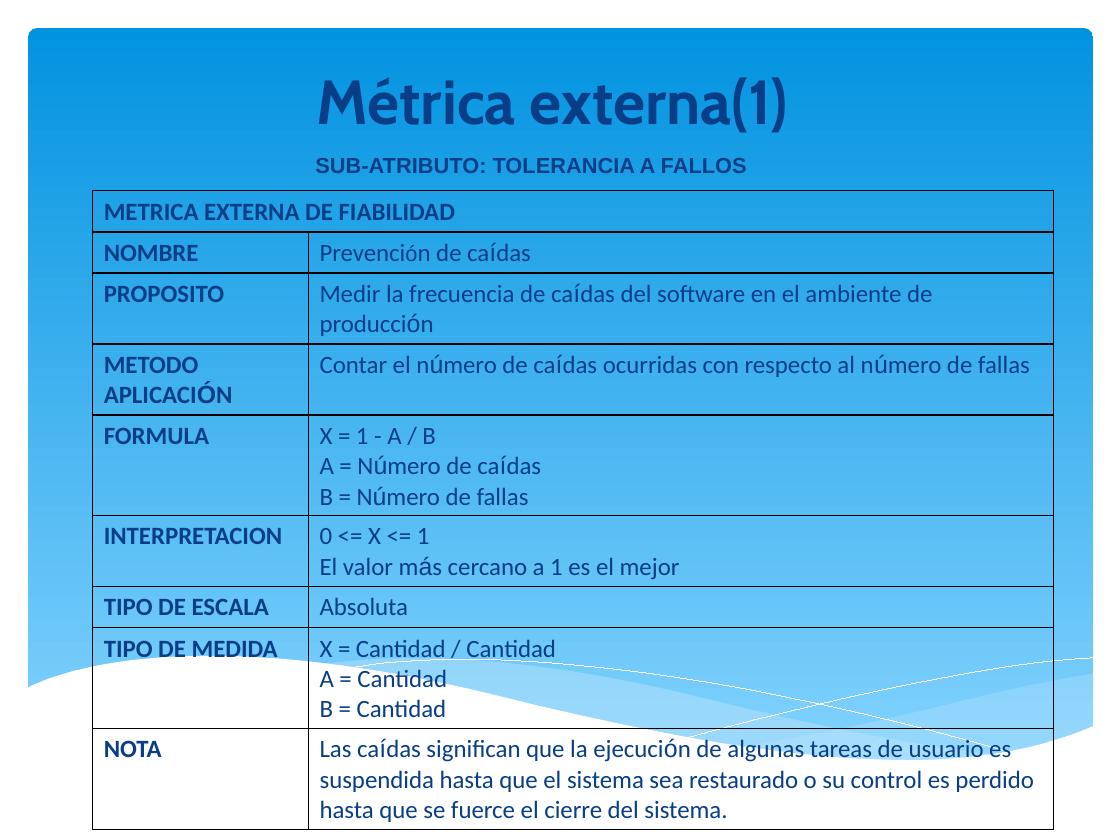
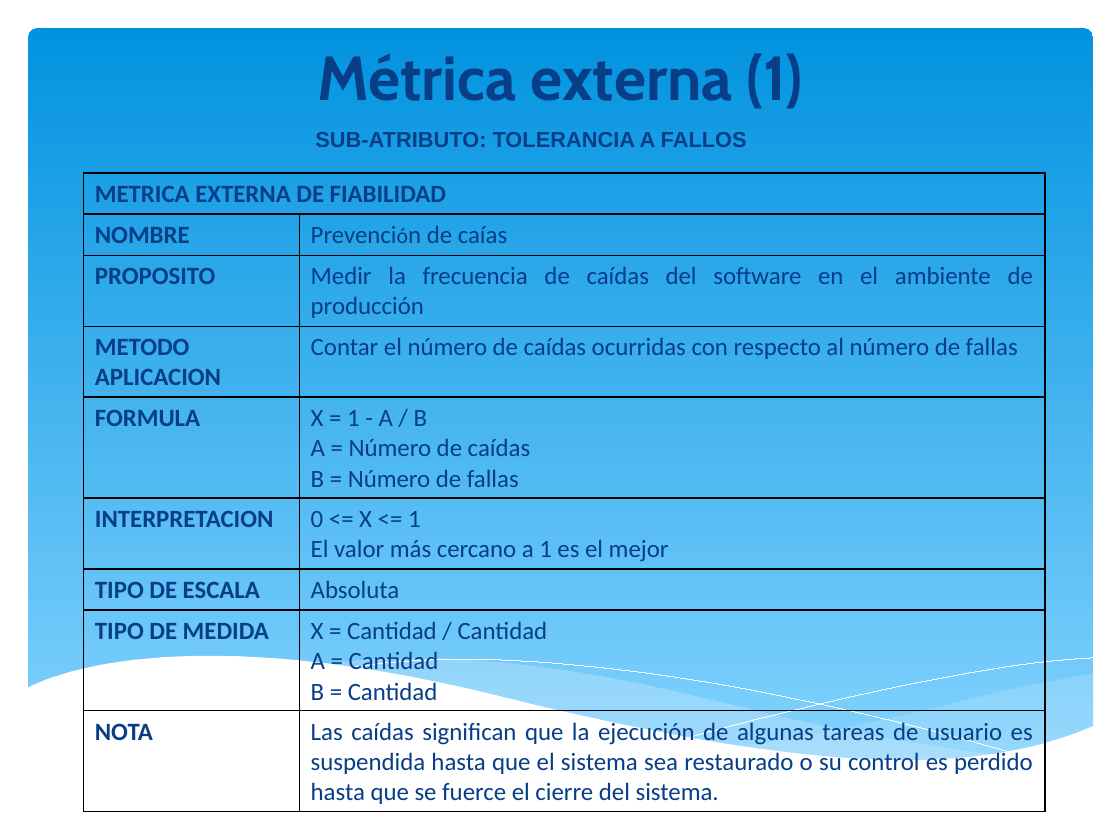
Before and after one commit to orlysemperfi/tp3-contratos-clientes, a slide deck: slide 8 of ITERACION 5/SUB ITERACION 4/PPT TP3 PRES04.pptx. Drawn at 1120x840 pixels with LibreOffice and Linux fonts; fonts in the diff are those of the drawing. Boxes give left, top, right and bottom in pixels: in the first picture for what was removed or moved away, otherwise in the second. Text is boxed around its words. In the diff, an @@ line names an element or a change of style, - is before the commit and + after.

```diff
--- a/ITERACION 5/SUB ITERACION 4/PPT TP3 PRES04.pptx
+++ b/ITERACION 5/SUB ITERACION 4/PPT TP3 PRES04.pptx
@@ title at (317,53,802,109): spaces changed @@
-Métrica externa(1)
+Métrica externa (1)
@@ text "SUB-ATRIBUTO: TOLERANCIA A FALLOS": place and size @@
-text "SUB-ATRIBUTO: TOLERANCIA A FALLOS" at (315,158,747,173)
+text "SUB-ATRIBUTO: TOLERANCIA A FALLOS" at (315,132,747,147)
@@ table at (84,174,1046,812) @@
-row 2, column 2: Prevención de caídas
+row 2, column 2: Prevención de caías
-row 4, column 1: METODO APLICACIÓN
+row 4, column 1: METODO APLICACION
@@ font Arial to Calibri in "caídas producción", "número caídas número", "Número caídas", "Número" and 2 more places @@
@@ alignment left to justified @@
@@ table: place and size @@
-table at (93,190,1055,829)
+table at (84,174,1046,812)
```
Also in this commit, not shown: 11 other slides changed, 1 slide added, 1 slide removed.
